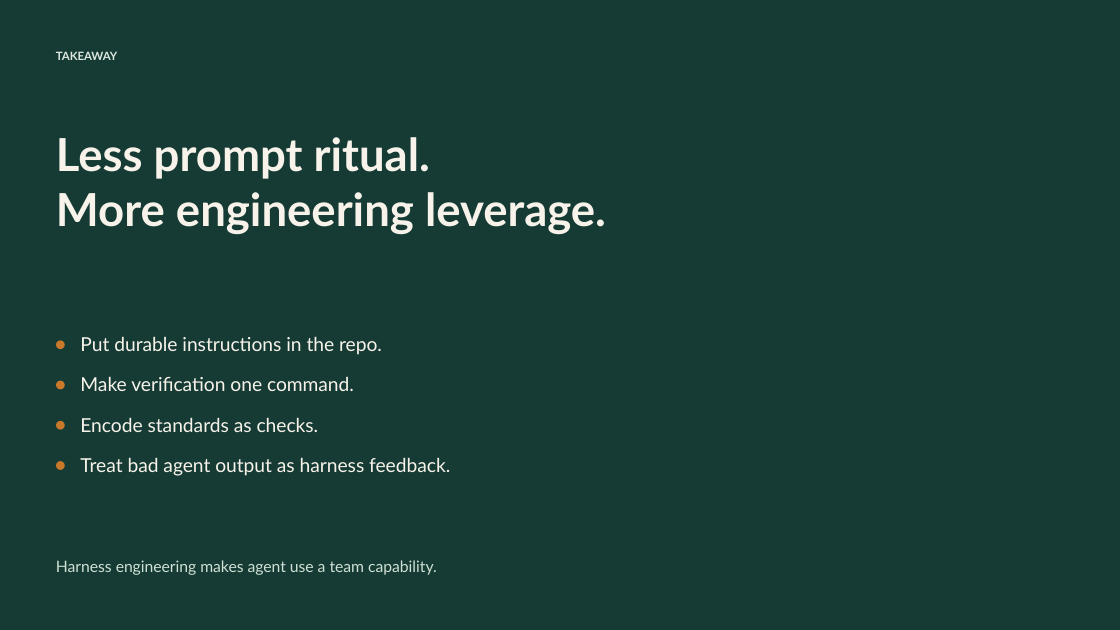
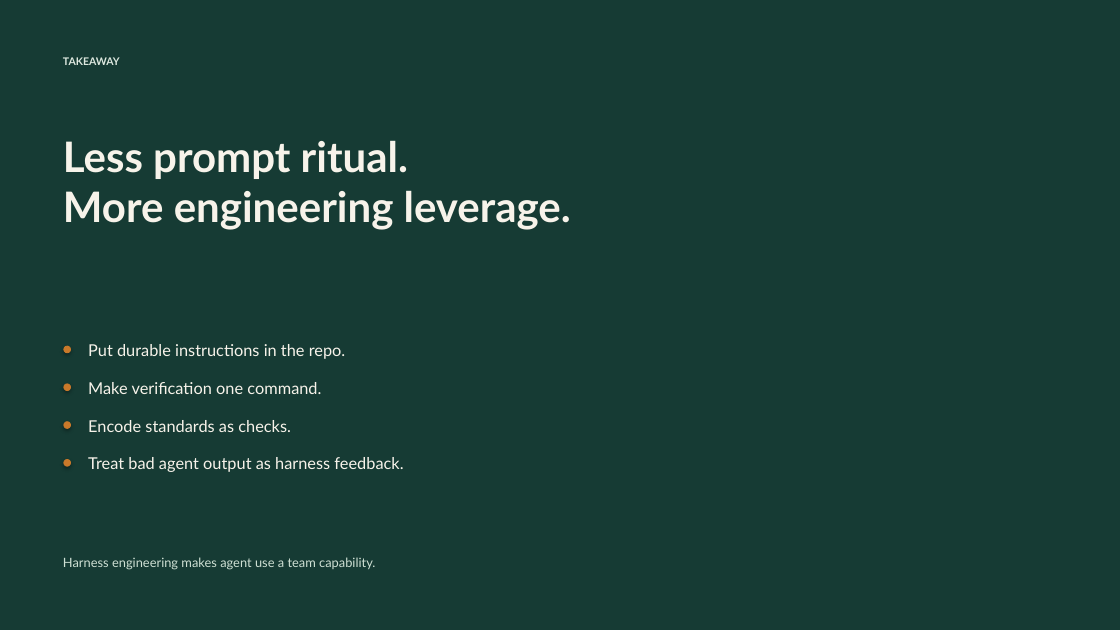
Before and after one commit to usamadar/harness-engineering-demo, a slide deck: slide 11 of presentations/harness-engineering-workshop.pptx. Drawn at 1120x630 pixels with LibreOffice and Linux fonts; fonts in the diff are those of the drawing. Boxes give left, top, right and bottom in pixels: in the first picture for what was removed or moved away, otherwise in the second. Text is boxed around its words. In the diff, an @@ line names an element or a change of style, - is before the commit and + after.

```diff
--- a/presentations/harness-engineering-workshop.pptx
+++ b/presentations/harness-engineering-workshop.pptx
@@ background #FFFFFF to #163B34 @@
@@ rectangle removed at (0,0,1120,630) @@
@@ text "TAKEAWAY": place and size @@
-text "TAKEAWAY" at (56,51,117,60)
+text "TAKEAWAY" at (63,57,120,65)
@@ text "TAKEAWAY" at (63,57,120,65): size 9.8 to 9 pt @@
@@ text at (63,140,571,230): text changed; size 39 to 36 pt @@
-Less prompt ritual.
-More engineering leverage.
+Less prompt ritual.
+More engineering leverage.
@@ outline none to #C9792A 0.75 pt; shadow on in 4 elements at (64,422,71,429), (64,384,71,391), (64,460,71,466), (64,346,71,353) @@
@@ ellipse: place and size @@
-ellipse at (56,340,65,349)
+ellipse at (64,346,71,353)
@@ size 16.5 to 14 pt in 4 elements at (88,420,291,432), (88,457,403,472), (88,382,321,394), (88,344,346,359) @@
@@ text "Put durable instructions in the ...": place and size @@
-text "Put durable instructions in the ..." at (80,336,382,355)
+text "Put durable instructions in the ..." at (88,344,346,359)
@@ ellipse: place and size @@
-ellipse at (56,381,65,389)
+ellipse at (64,384,71,391)
@@ text "Make verification one command.": place and size @@
-text "Make verification one command." at (80,376,354,391)
+text "Make verification one command." at (88,382,321,394)
@@ text "Encode standards as checks.": place and size @@
-text "Encode standards as checks." at (80,417,319,432)
+text "Encode standards as checks." at (88,420,291,432)
@@ ellipse: place and size @@
-ellipse at (56,421,65,429)
+ellipse at (64,422,71,429)
@@ ellipse: place and size @@
-ellipse at (56,461,65,470)
+ellipse at (64,460,71,466)
@@ text "Treat bad agent output as ...": place and size @@
-text "Treat bad agent output as ..." at (80,457,450,476)
+text "Treat bad agent output as ..." at (88,457,403,472)
@@ text "Harness engineering makes agent use ...": place and size @@
-text "Harness engineering makes agent use ..." at (56,560,437,575)
+text "Harness engineering makes agent use ..." at (63,557,375,570)
@@ text "Harness engineering makes agent use ..." at (63,557,375,570): size 13.5 to 11 pt @@
```
Also in this commit, not shown: 10 other slides changed.
